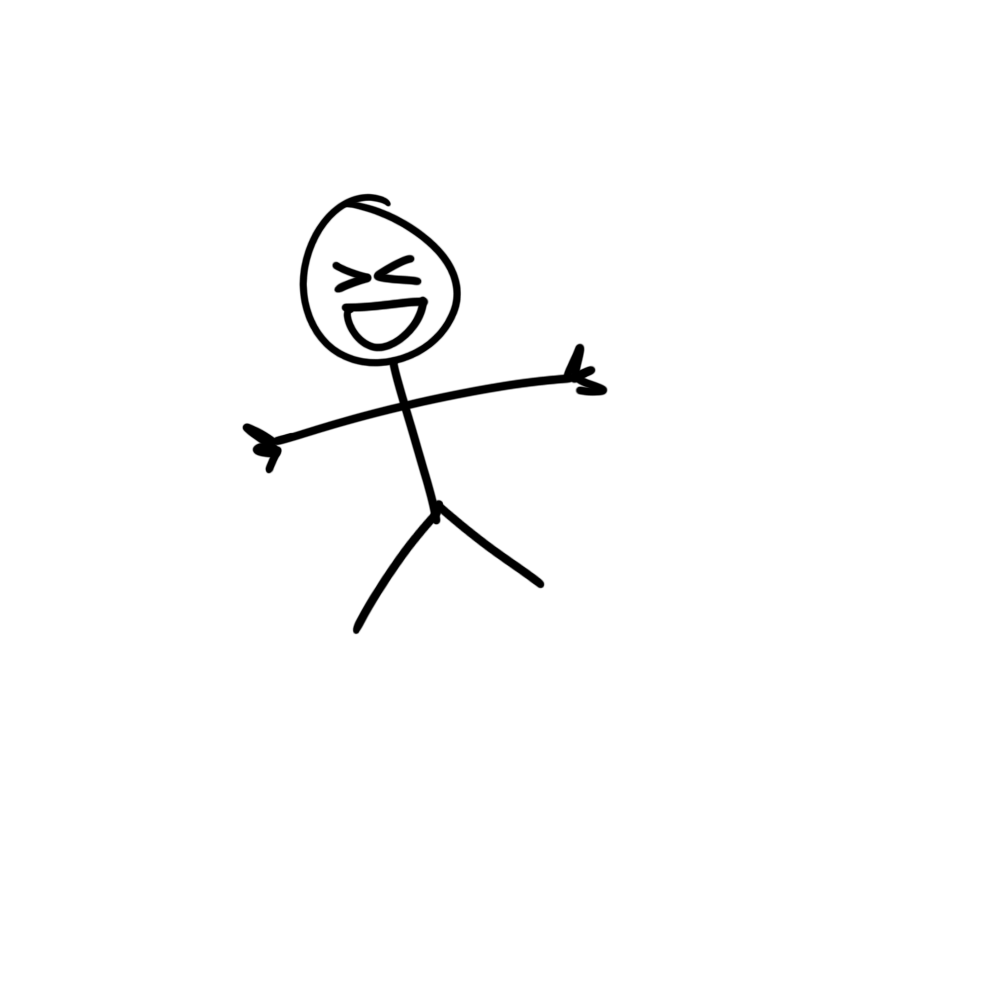
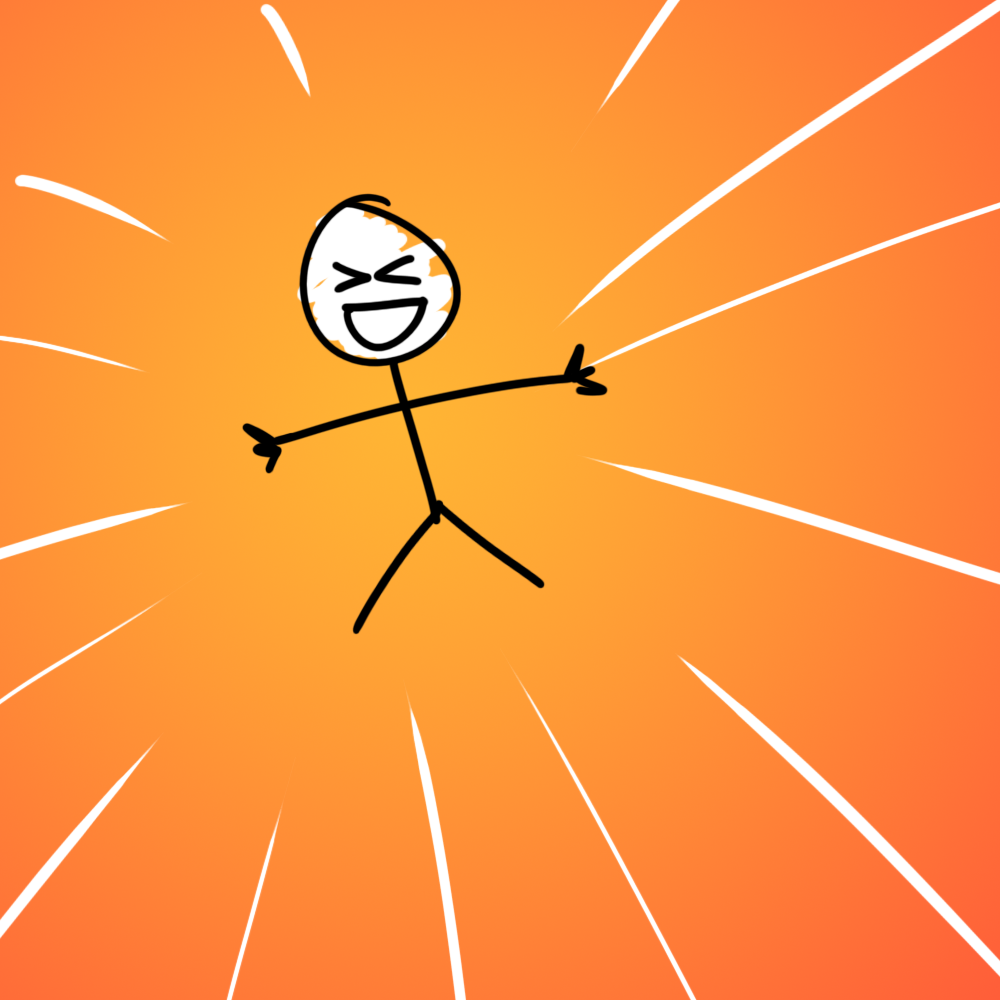
Comparing the layer stacks of the two 1000px x 1000px images. Changes:
added layer "Layer 3" above "Layer 2" over [0, 0, 1000, 1000]
added layer "Layer 2" above "Background" over [0, 0, 1000, 1000]
